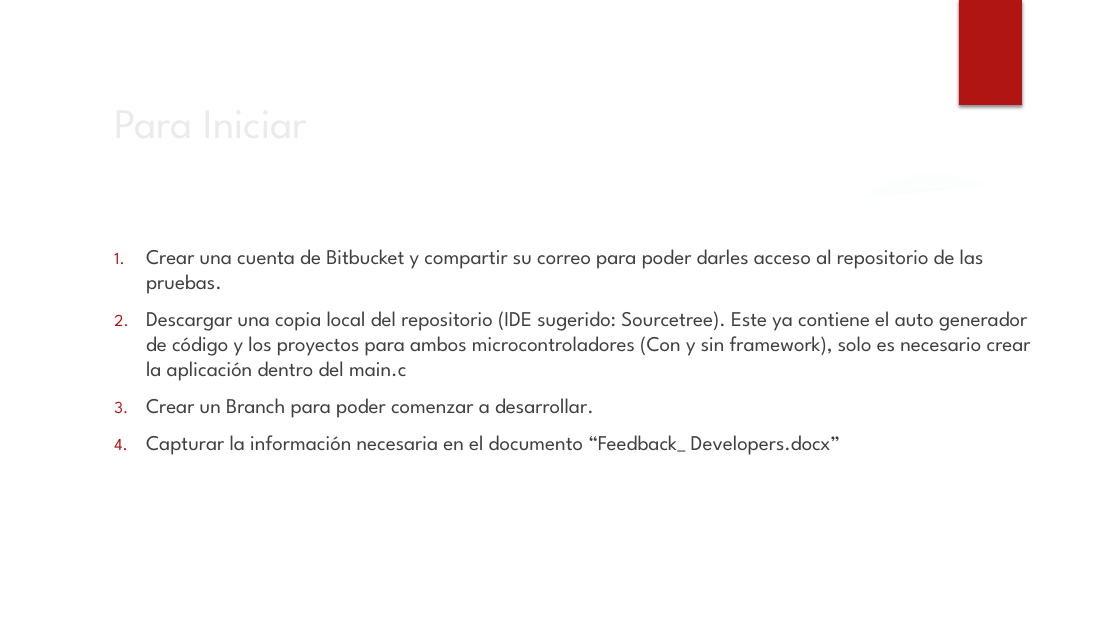
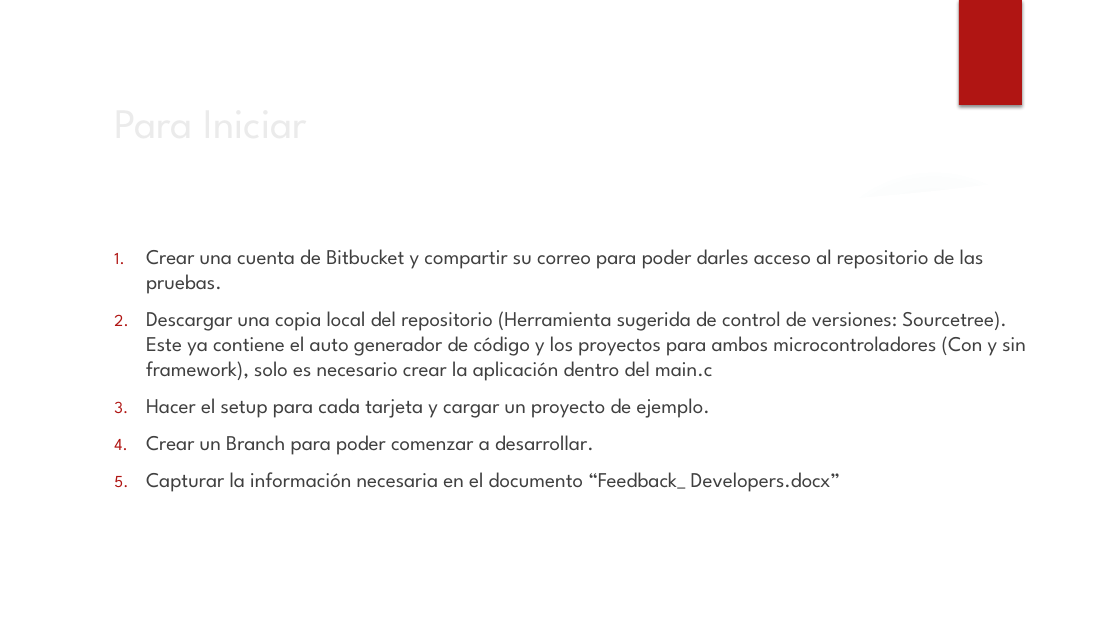
Before and after one commit to cesaresq209/Framework-for-Embedded-Systems-with-Residential-Applications, a slide deck: slide 11 of Documentation/Developer_Test.pptx. Drawn at 1120x630 pixels with LibreOffice and Linux fonts; fonts in the diff are those of the drawing; background and template pictures are left out. Boxes give left, top, right and bottom in pixels: in the first picture for what was removed or moved away, otherwise in the second. Text is boxed around its words. In the diff, an @@ line names an element or a change of style, - is before the commit and + after.

```diff
--- a/Documentation/Developer_Test.pptx
+++ b/Documentation/Developer_Test.pptx
@@ text at bbox=[146, 311, 1026, 418]: text changed @@
-2. Descargar una copia local del repositorio (IDE sugerido: Sourcetree). Este ya contiene el auto generador de código y los proyectos para ambos microcontroladores (Con y sin framework), solo es necesario crear la aplicación dentro del main.c
+2. Descargar una copia local del repositorio (Herramienta sugerida de control de versiones: Sourcetree). Este ya contiene el auto generador de código y los proyectos para ambos microcontroladores (Con y sin framework), solo es necesario crear la aplicación dentro del main.c
+3. Hacer el setup para cada tarjeta y cargar un proyecto de ejemplo.
```
Also in this commit, not shown: 2 other slides changed, 1 slide added, 3 other files.
